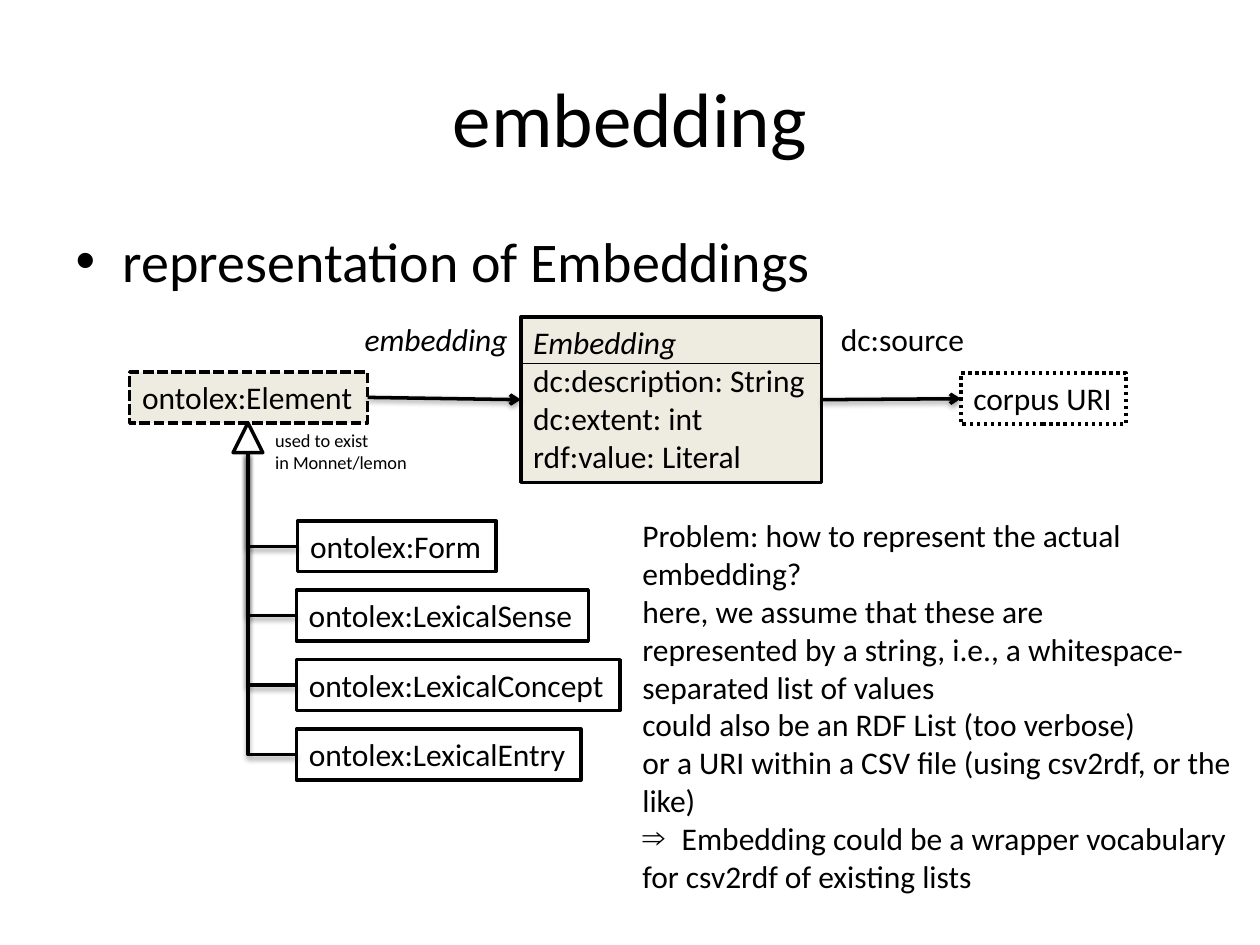
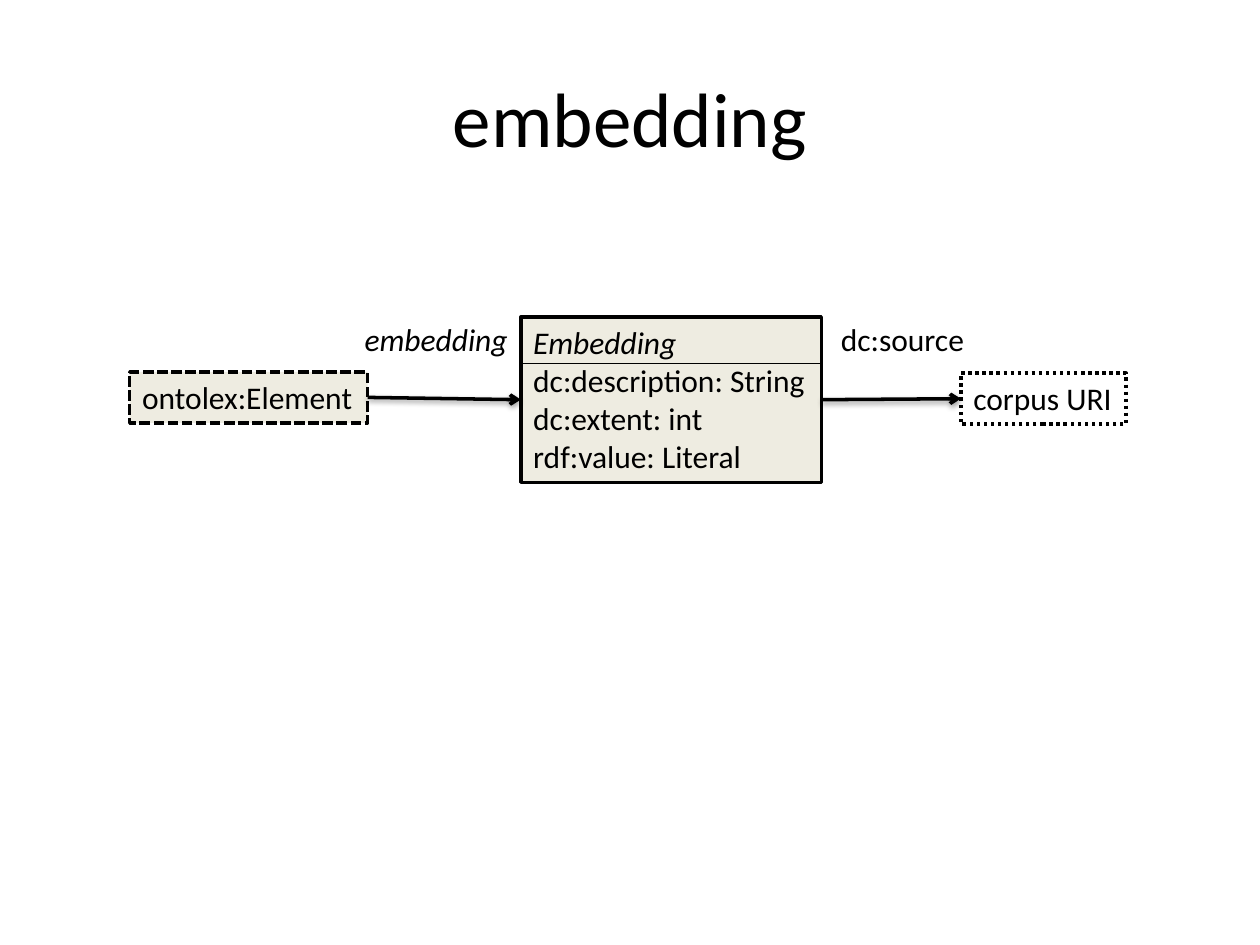
Before and after one commit to ontolex/frequency-attestation-corpus-information, a slide deck: slide 3 of img/source.pptx (slide 5 before the commit). Drawn at 1260x945 pixels with LibreOffice and Linux fonts; fonts in the diff are those of the drawing. Boxes give left, top, right and bottom in pixels: in the first picture for what was removed or moved away, otherwise in the second. Text is boxed around its words. In the diff, an @@ line names an element or a change of style, - is before the commit and + after.

Commit message:
Embedding definition

```diff
--- a/img/source.pptx
+++ b/img/source.pptx
@@ text removed at box(123, 243, 810, 292) @@
-• representation of Embeddings
@@ triangle removed at box(233, 423, 263, 454) @@
@@ text removed at box(275, 434, 407, 470) @@
-used to exist
-in Monnet/lemon
@@ elbow line removed from (248, 452) to (297, 547) @@
@@ elbow line removed from (248, 452) to (296, 616) @@
@@ elbow line removed from (248, 452) to (296, 685) @@
@@ elbow line removed from (248, 452) to (296, 755) @@
@@ rectangle removed at box(297, 520, 495, 571) @@
-ontolex:Form
@@ text removed at box(642, 525, 1231, 894) @@
-Problem: how to represent the actual
-embedding?
-here, we assume that these are
-represented by a string, i.e., a whitespace-
-separated list of values
-could also be an RDF List (too verbose)
-or a URI within a CSV file (using csv2rdf, or the
-like)
-⇒ Embedding could be a wrapper vocabulary
-for csv2rdf of existing lists
@@ rectangle removed at box(296, 590, 588, 640) @@
-ontolex:LexicalSense
@@ rectangle removed at box(296, 660, 620, 711) @@
-ontolex:LexicalConcept
@@ rectangle removed at box(296, 730, 581, 780) @@
-ontolex:LexicalEntry
```
Also in this commit, not shown: 2 slides removed, 1 other file.
